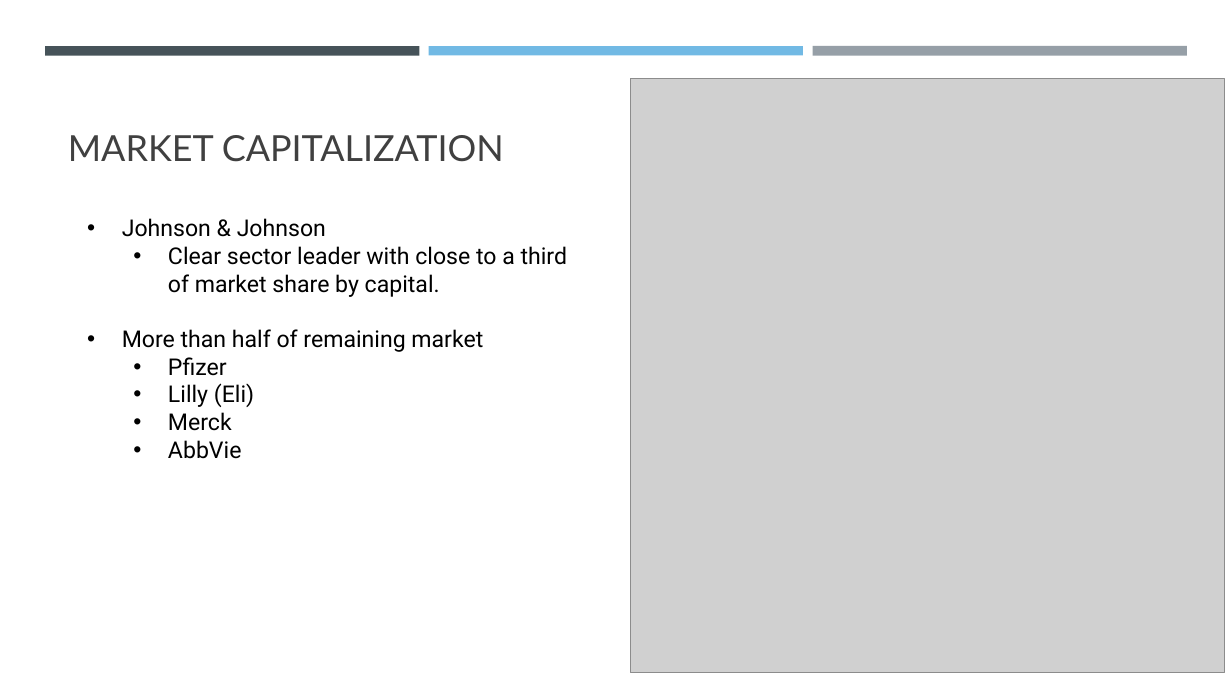
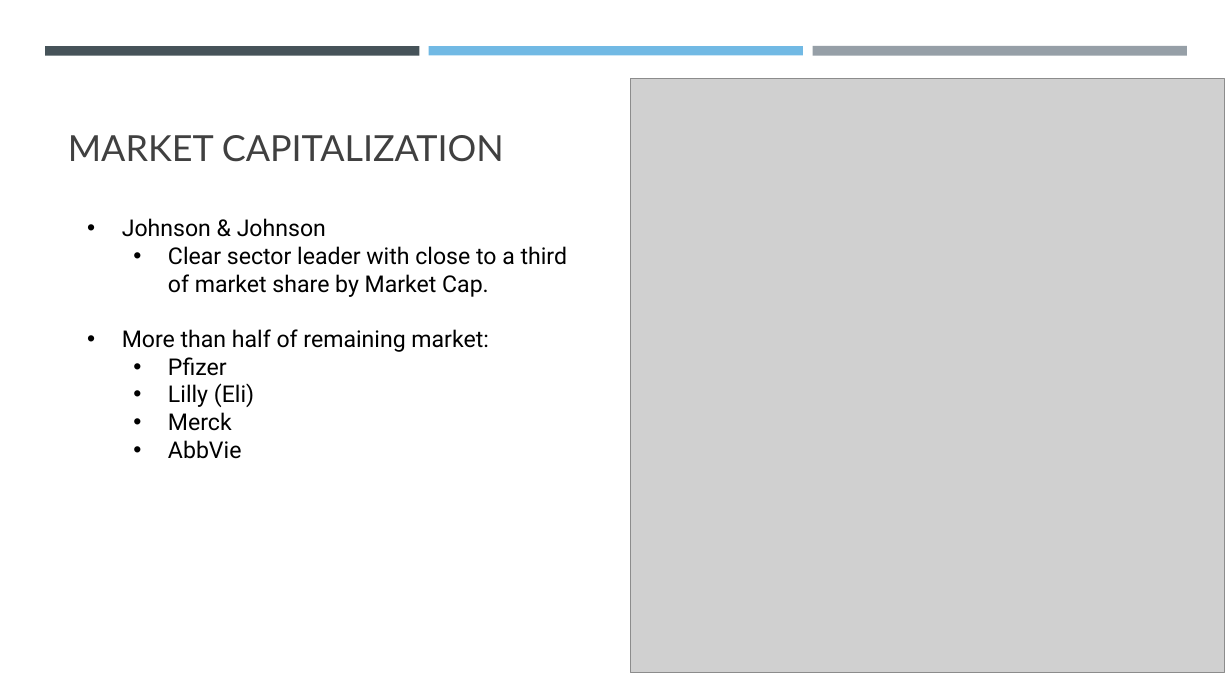
Before and after one commit to gabeo13/Pharma-Stock-Analysis, a slide deck: slide 5 of Stock Market Analysis.pptx. Drawn at 1232x693 pixels with LibreOffice and Linux fonts; fonts in the diff are those of the drawing; grey boxes stand for pictures. Boxes give left, top, right and bottom in pixels: in the first picture for what was removed or moved away, otherwise in the second. Text is boxed around its words. In the diff, an @@ line names an element or a change of style, - is before the commit and + after.

```diff
--- a/Stock Market Analysis.pptx
+++ b/Stock Market Analysis.pptx
@@ text at [122, 246, 567, 352]: text changed @@
-  • Clear sector leader with close to a third of market share by capital.
-• More than half of remaining market
+  • Clear sector leader with close to a third of market share by Market Cap.
+• More than half of remaining market:
```
Also in this commit, not shown: 2 other slides changed, 1 other file.
